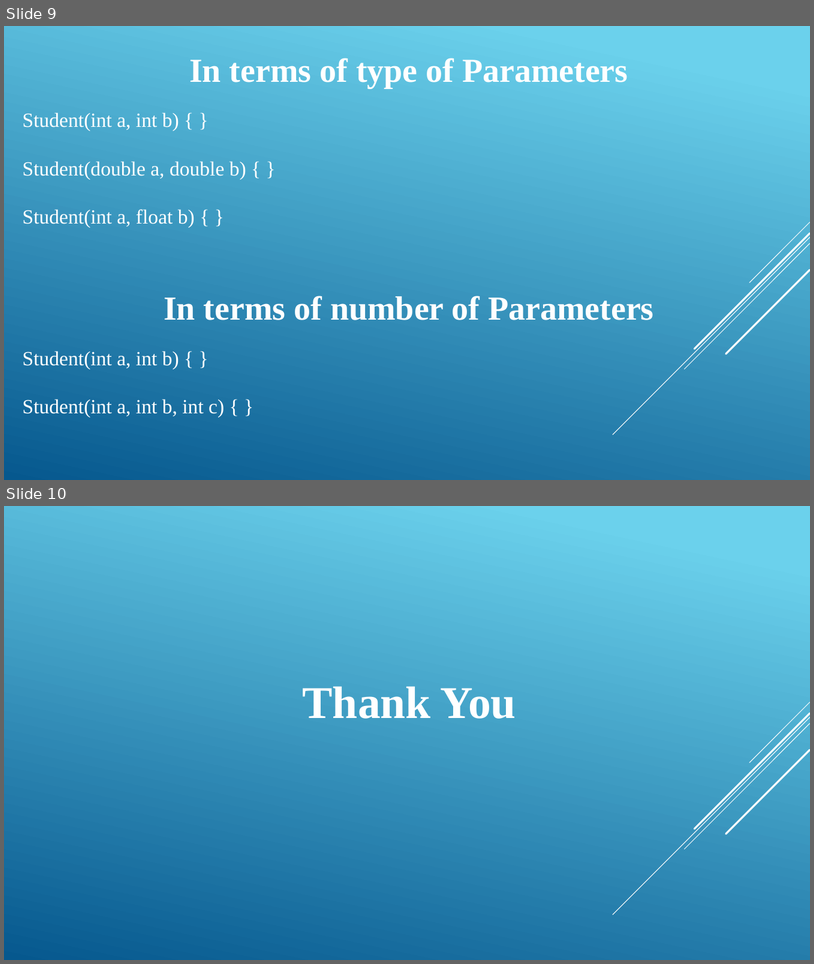
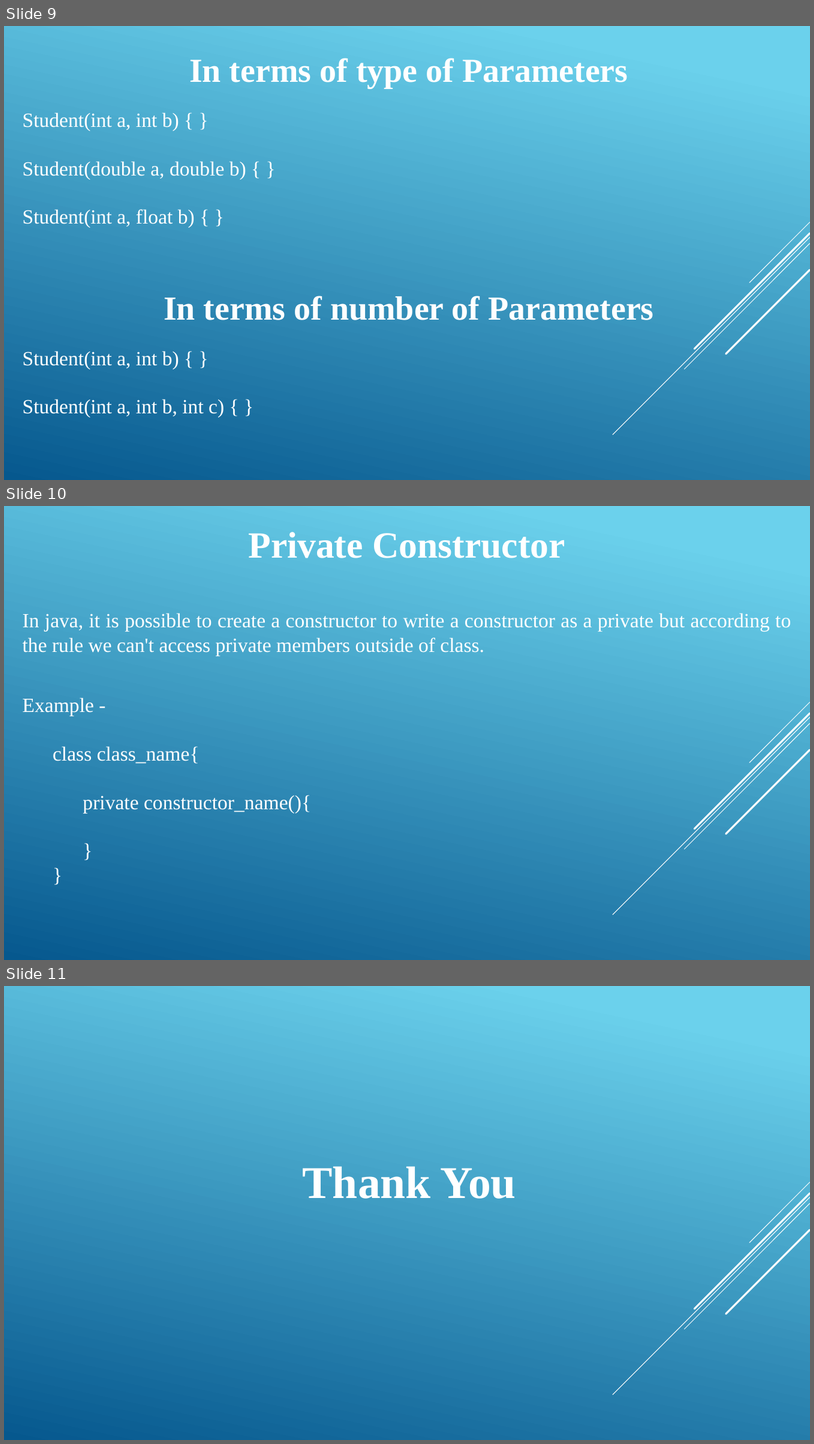
Before and after one commit to imsouvikmukherjee/constructor, a slide deck: Constructor.pptx. Shown one above the other, each under a label of ours: slides 9 and 10 before the commit, slides 9, 10 and 11 after it. The pictures are 814x964 and 814x1444 pixels, drawn with LibreOffice and Linux fonts; fonts in the diff are those of the drawing. Boxes give left, top, right and bottom in pixels: in the first picture for what was removed or moved away, otherwise in the second. Text is boxed around its words. In the diff, an @@ line names an element or a change of style, - is before the commit and + after.

```diff
--- a/Constructor.pptx
+++ b/Constructor.pptx
@@ slide 10 added at bbox=[4, 506, 810, 960], background gradient #6ED2EB to #06588E; not listed: 5 template elements that a slide beside it also shows @@
@@ text added at bbox=[23, 532, 791, 813], 24 pt, text #FFFFFF @@
+Private Constructor
+In java, it is possible to create a constructor to write a constructor as a private but according to the rule we can't access private members outside of class.
+Example -
+class class_name{
+private constructor_name(){
+}
+}
@@ what was slide 10 is now slide 11 @@
```
